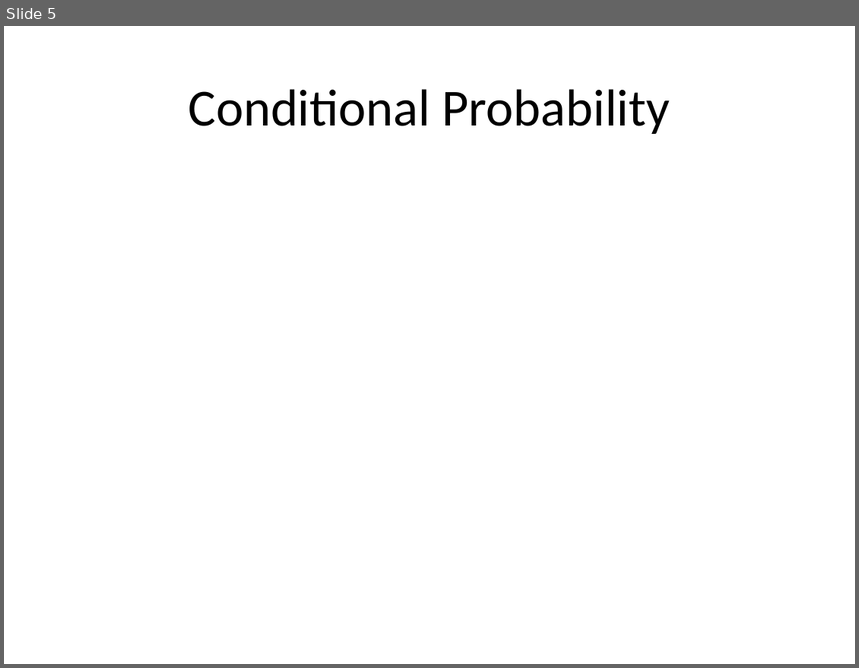
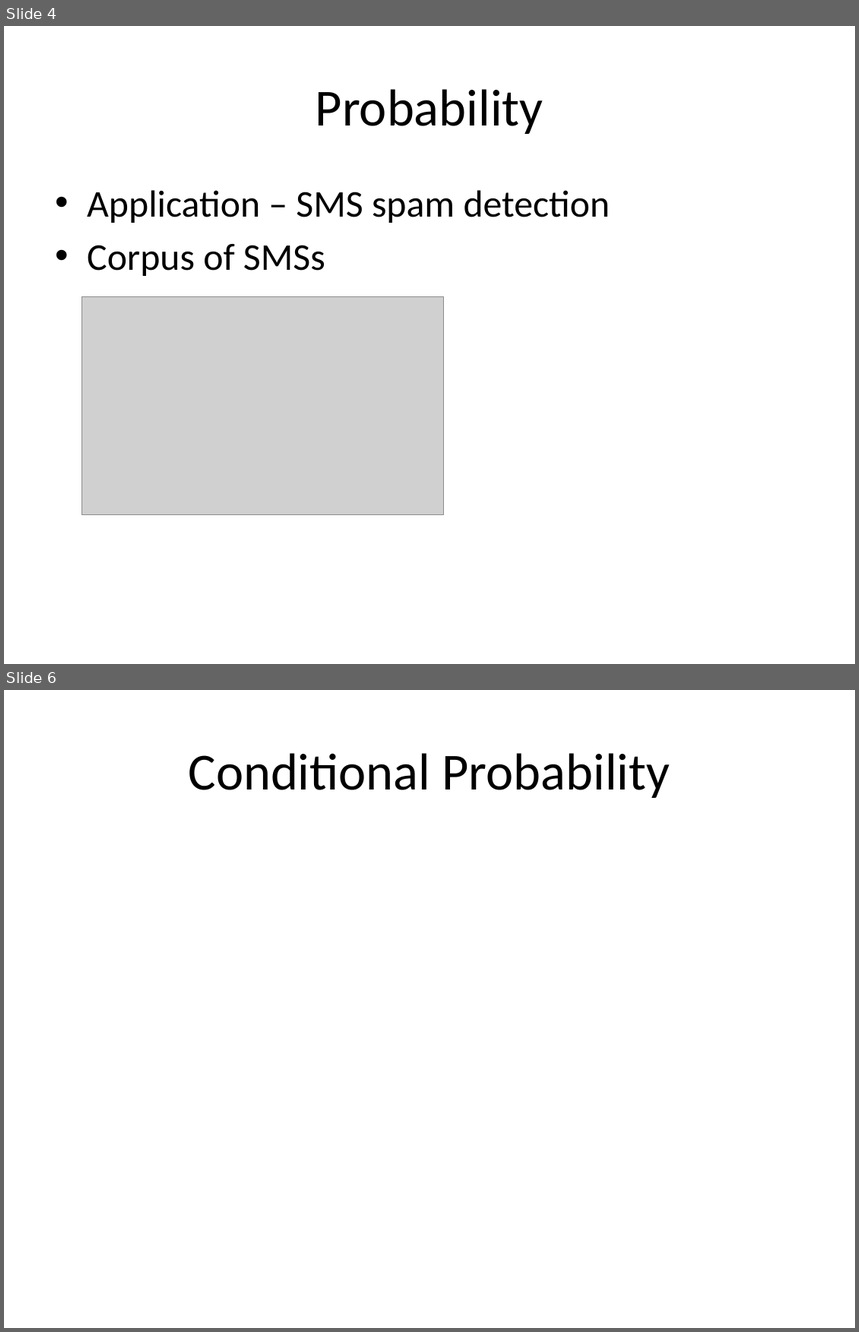
Before and after one commit to look4pritam/ArtificialIntelligence, a slide deck: MachineLearning/NaiveBayes/NaiveBayes.pptx. Shown one above the other, each under a label of ours: slide 5 before the commit, slides 4 and 6 after it; the slides between them are not shown. The pictures are 859x668 and 859x1332 pixels, drawn with LibreOffice and Linux fonts; fonts in the diff are those of the drawing; grey boxes stand for pictures. Boxes give left, top, right and bottom in pixels: in the first picture for what was removed or moved away, otherwise in the second. Text is boxed around its words. In the diff, an @@ line names an element or a change of style, - is before the commit and + after.

```diff
--- a/MachineLearning/NaiveBayes/NaiveBayes.pptx
+++ b/MachineLearning/NaiveBayes/NaiveBayes.pptx
@@ slide 4 added at bbox=[4, 26, 855, 664], background #FFFFFF @@
@@ title added at bbox=[316, 89, 544, 134], 44 pt, text #000000 @@
+Probability
@@ text added at bbox=[87, 190, 610, 276], 32 pt, text #000000 @@
+• Application – SMS spam detection
+• Corpus of SMSs
@@ picture added at bbox=[82, 297, 444, 515] @@
@@ what was slide 5 is now slide 6 @@
```
Also in this commit, not shown: 1 other slide added, 1 slide removed.
